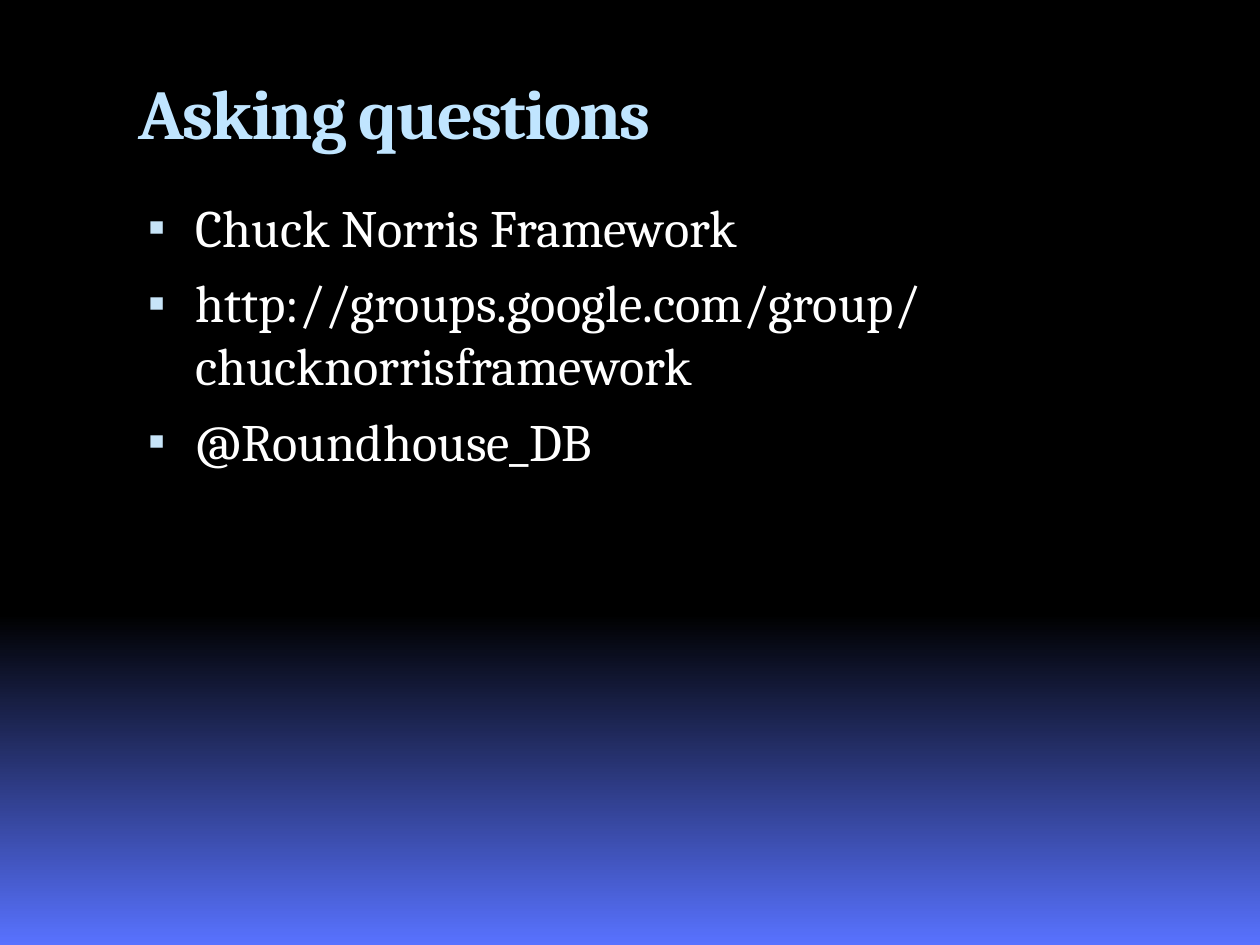
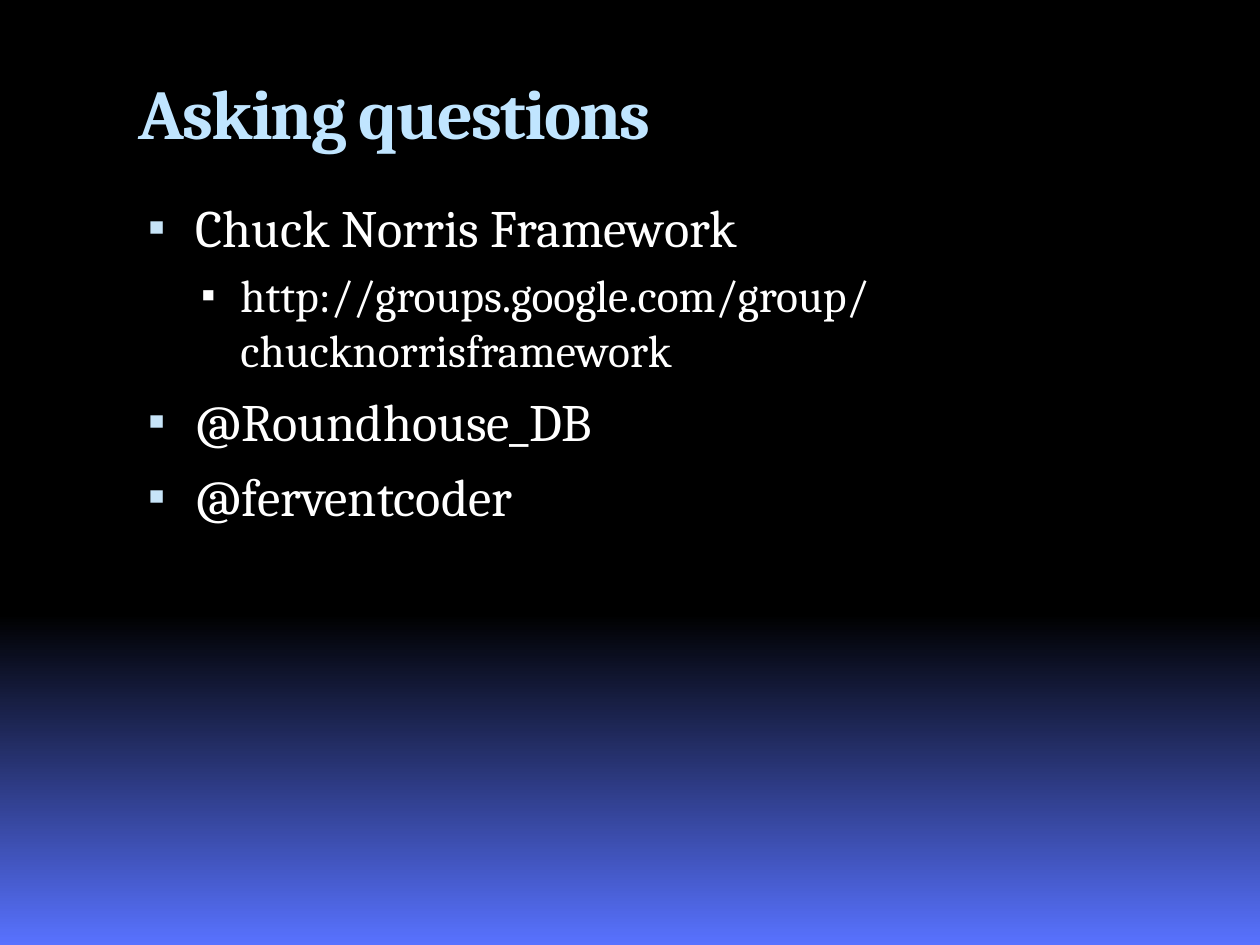
Before and after one commit to google-code-export/roundhouse, a slide deck: slide 17 of branches/nhibernate/docs/RoundhousEPresentation.pptx (slide 14 before the commit). Drawn at 1260x945 pixels with LibreOffice and Linux fonts; fonts in the diff are those of the drawing; background and template pictures are left out. Boxes give left, top, right and bottom in pixels: in the first picture for what was removed or moved away, otherwise in the second. Text is boxed around its words. In the diff, an @@ line names an element or a change of style, - is before the commit and + after.

```diff
--- a/branches/nhibernate/docs/RoundhousEPresentation.pptx
+++ b/branches/nhibernate/docs/RoundhousEPresentation.pptx
@@ text at (x1=240, y1=280, x2=868, y2=368): size 30 to 26 pt in "http://groups.google.com/group/chucknorrisframework"; list level 1 to 2 in "http://groups.google.com/group/chucknorrisframework"; bullet colour #C7E4F8 to #FFFFFF @@
@@ text at (x1=195, y1=478, x2=512, y2=524): paragraph added @@
+▪ @ferventcoder
```
Also in this commit, not shown: 2 other slides changed, 4 slides added, 1 slide removed.
